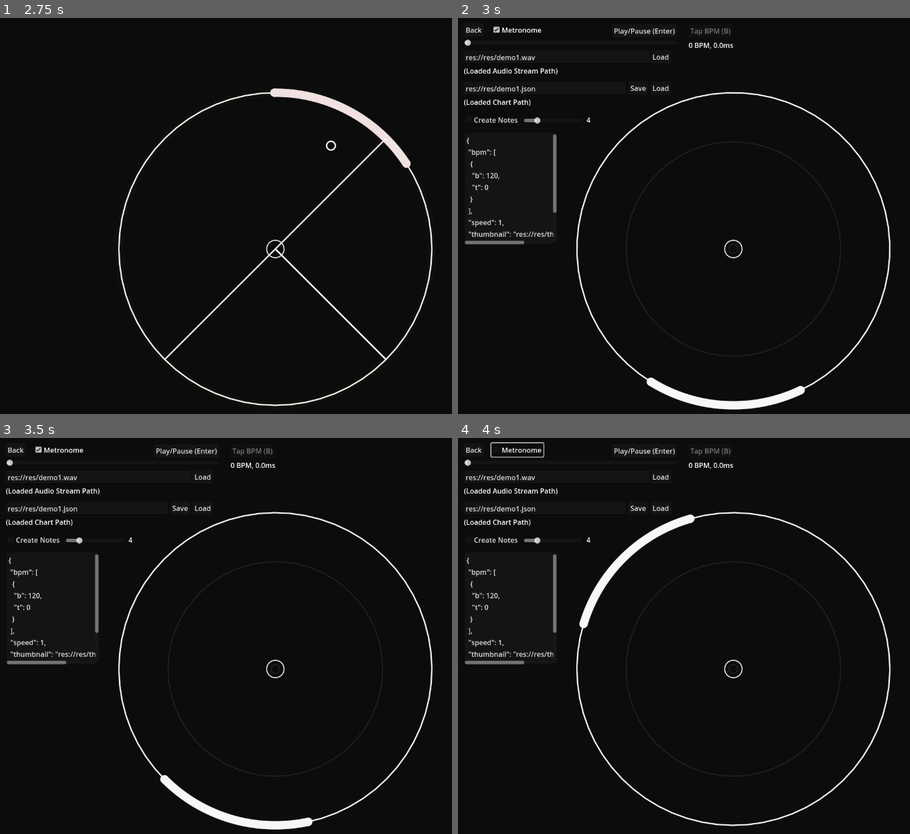
Above: before the commit, frames 1-4 (two rows, left to right).
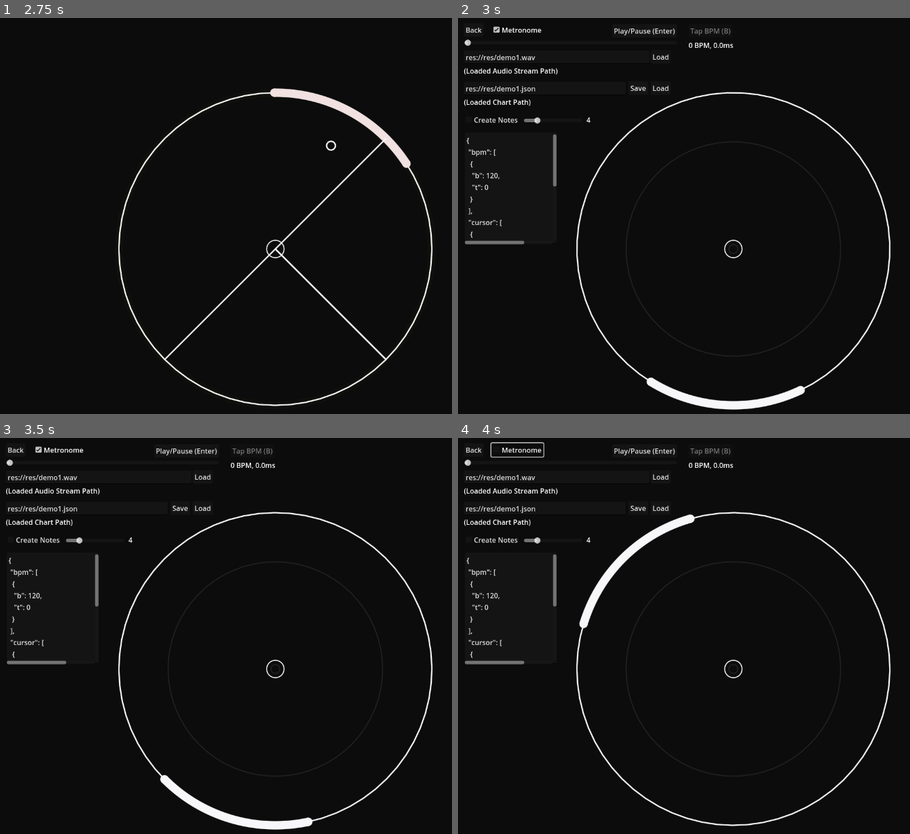
Above: after the commit, the same moments.

Repository: mougeee/marvelous-x
Game: Godot game, scene res://nodes/title_scene.tscn
The game is run twice, just before and just after one commit, with the same random seed, the same clock (stepped at 60 frames per second) and the same inputs. Sound files missing from this copy of the repository are replaced by a short silence.
Inputs (mouse positions are in pixels of both pictures, inside the frame that each line leads up to):
- Up to frame 1 (2.75 s): tap Enter at 0.5 s; move the mouse to (397, 223) at 0.52 s; press the mouse at (397, 223) at 0.53 s; hold D (RightPress) 0.53-1.28 s; move the mouse to (162, 271) at 1.27 s; release the mouse at (162, 271) at 1.28 s; hold S (LeftPress) 1.28-2.03 s; tap A (CriticalPress) at 1.35 s; move the mouse to (329, 144) at 2.02 s; hold D (RightPress) from 2.03 s (still down); tap B (MapTapBPM) at 2.1 s
- Up to frame 2 (3 s): keep holding D (RightPress); move the mouse to (706, 342) at 2.77 s; click (706, 342) at 2.85 s
- Up to frame 3 (3.5 s): keep holding D (RightPress)
- Up to frame 4 (4 s): release D (RightPress) at 3.5 s; click "Metronome" at 3.5 s

Frame 1 is identical in both runs. In frame 2, 0.2% of the frame differs, in the area x 2-22%, y 42-56%; in frame 3, 0.2%; in frame 4, 0.2%.

Commit message:
implement cursor coverage dynamics

Diff:
--- a/res/demo1.json
+++ b/res/demo1.json
@@ -14,12 +14,16 @@
 		{"y": 0, "t": 6.5, "r": -1.0, "c": 0.2, "k": 1},
 		{"y": 0, "t": 7.0, "r": -2.0, "c": 0.2, "k": 1},
 		{"y": 0, "t": 7.5, "r": -3.0, "c": 0.2, "k": 0},
-		{"y": 0, "t": 8.0, "r": -2.0, "c": 0.0, "k": 2},
+		{"y": 0, "t": 8.0, "r": -2.0, "c": 0.0, "k": 2}
 	],
 	"thumbnail": "res://res/thumbnail.svg",
 	"speed": 1.0,
 	"bpm": [
 		{"t": 0.0, "b": 120.0},
-		{"t": 6.0, "b": 240.0},
+		{"t": 6.0, "b": 240.0}
+	],
+	"cursor": [
+		{"t": 0.0, "c": 1.0},
+		{"t": 5.5, "c": 0.7},
 	]
 }
--- a/res/demo1_o.json
+++ b/res/demo1_o.json
@@ -1 +1 @@
-{"bpm":[{"b":120,"t":0},{"b":240,"t":6}],"notes":[{"c":0.5,"k":0,"r":1,"t":2,"y":0},{"c":0.2,"k":0,"r":0.5,"t":3,"y":0},{"k":0,"p":[{"c":0.2,"dt":5.722,"process":6.722,"processed":true,"r":1,"radius":735015.560457836,"t":0,"visible":true,"width":36750.7780228918},{"c":0.2,"dt":5.472,"process":6.472,"processed":true,"r":0,"radius":631620.962590556,"t":0.25,"visible":true,"width":31581.0481295278},{"c":0.2,"dt":5.222,"process":6.222,"processed":true,"r":1.5,"radius":539538.608903276,"t":0.5,"visible":true,"width":26976.9304451638}],"t":4,"y":1},{"c":0.2,"k":1,"r":2,"t":5,"y":0},{"c":3,"r":0,"t":5.5,"y":2},{"c":0.227961371689055,"k":0,"r":-2.06307053565979,"t":5.75,"y":0},{"c":0.227961371689055,"k":1,"r":-1.96767401695251,"t":5.875,"y":0},{"c":0.2,"k":0,"r":-2,"t":6,"y":0},{"c":0.2,"k":1,"r":-1,"t":6.5,"y":0},{"c":0.2,"k":1,"r":-2,"t":7,"y":0},{"c":0.2,"k":0,"r":-3,"t":7.5,"y":0},{"c":0,"k":2,"r":-2,"t":8,"y":0}],"speed":1,"thumbnail":"res://res/thumbnail.svg","version":1}
+{"bpm":[{"b":120,"t":0},{"b":240,"t":6}],"cursor":[{"c":1,"t":0},{"c":0.7,"t":5.5}],"notes":[{"c":0.5,"k":0,"r":1,"t":2,"y":0},{"c":0.2,"k":0,"r":0.5,"t":3,"y":0},{"k":0,"p":[{"c":0.2,"dt":4.84,"process":3.42,"processed":true,"r":1,"radius":49250.0782656,"t":0,"visible":true,"width":2462.50391328},{"c":0.2,"dt":4.59,"process":3.295,"processed":true,"r":0,"radius":42434.997066225,"t":0.25,"visible":true,"width":2121.74985331125},{"c":0.2,"dt":4.34,"process":3.17,"processed":true,"r":1.5,"radius":36352.9408356,"t":0.5,"visible":true,"width":1817.64704178}],"t":4,"y":1},{"c":0.2,"k":1,"r":2,"t":5,"y":0},{"c":3,"r":0,"t":5.5,"y":2},{"c":0.2,"k":0,"r":-2,"t":6,"y":0},{"c":0.2,"k":1,"r":-1,"t":6.5,"y":0},{"c":0.2,"k":1,"r":-2,"t":7,"y":0},{"c":0.2,"k":0,"r":-3,"t":7.5,"y":0},{"c":0,"k":2,"r":-2,"t":8,"y":0}],"speed":0.5,"thumbnail":"res://res/thumbnail.svg","version":1}
--- a/scripts/map_scene.gd
+++ b/scripts/map_scene.gd
@@ -20,7 +20,8 @@
 	"notes": [],
 	"thumbnail": "res://res/thumbnail.svg",
 	"speed": 1.0,
-	"bpm": [{"t": 0.0, "b": 120.0}]
+	"bpm": [{"t": 0.0, "b": 120.0}],
+	"cursor": [{"t": 0.0, "c": 1.0}]
 }
 
 var bpm_processed_index = []
@@ -194,6 +195,14 @@
 				process_bpm_index(i)
 				break
 
+	# cursor coverage
+	var last_cursor_info
+	for cursor_info in chart['cursor']:
+		if time - offset >= cursor_info['t']:
+			last_cursor_info = cursor_info
+	if last_cursor_info:
+		$Centering/NoteFrame.coverage = lerp($Centering/NoteFrame.coverage, last_cursor_info['c'], 0.1)
+
 
 func _on_back_pressed() -> void:
 	get_tree().change_scene_to_file("res://nodes/title_scene.tscn")
--- a/scripts/playing_scene.gd
+++ b/scripts/playing_scene.gd
@@ -154,6 +154,14 @@
 
 		next_index += 1
 
+	# cursor size change
+	var last_cursor_info
+	for cursor_info in chart['cursor']:
+		if time > cursor_info['t']:
+			last_cursor_info = cursor_info
+	if last_cursor_info:
+		$Centering/NoteFrame.coverage = lerp($Centering/NoteFrame.coverage, last_cursor_info['c'], 0.1)
+
 	# escape from the game
 	if time > last_time + 3.0 or Input.is_action_just_pressed("Escape"):
 		get_tree().change_scene_to_file("res://nodes/title_scene.tscn")
